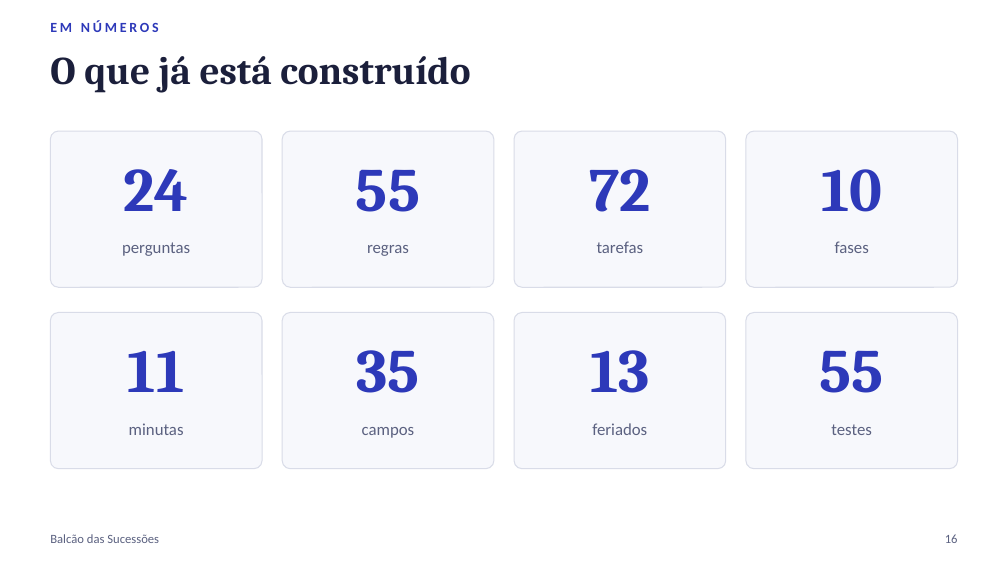
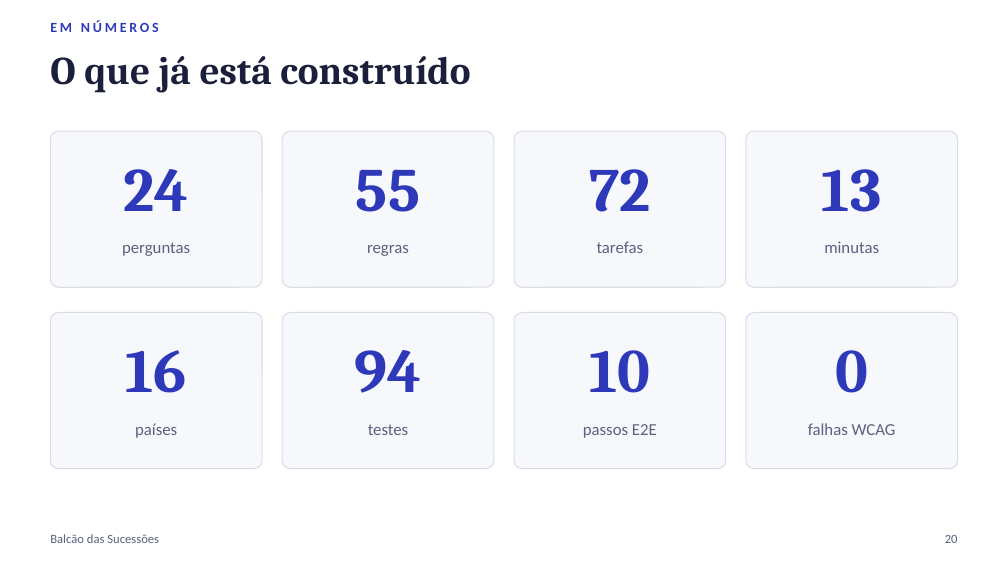
Before and after one commit to nelsonsous/balcao-sucessoes, a slide deck: slide 20 of docs/Balcao-das-Sucessoes-Apresentacao.pptx (slide 16 before the commit). Drawn at 1008x567 pixels with LibreOffice and Linux fonts; fonts in the diff are those of the drawing. Boxes give left, top, right and bottom in pixels: in the first picture for what was removed or moved away, otherwise in the second. Text is boxed around its words. In the diff, an @@ line names an element or a change of style, - is before the commit and + after.

```diff
--- a/docs/Balcao-das-Sucessoes-Apresentacao.pptx
+++ b/docs/Balcao-das-Sucessoes-Apresentacao.pptx
@@ text at bbox=[822, 169, 881, 212]: text changed @@
-10
+13
@@ text at bbox=[824, 241, 879, 253]: text changed @@
-fases
+minutas
@@ text at bbox=[126, 350, 187, 393]: text changed @@
-11
+16
@@ text at bbox=[355, 350, 422, 393]: text changed @@
-35
+94
@@ text at bbox=[589, 350, 650, 393]: text changed @@
-13
+10
@@ text at bbox=[835, 350, 868, 393]: text changed @@
-55
+0
@@ text at bbox=[135, 423, 177, 438]: text changed @@
-minutas
+países
@@ text at bbox=[368, 424, 408, 435]: text changed @@
-campos
+testes
@@ text at bbox=[583, 424, 657, 438]: text changed @@
-feriados
+passos E2E
@@ text at bbox=[808, 423, 896, 435]: text changed @@
-testes
+falhas WCAG
@@ text at bbox=[945, 535, 958, 543]: text changed @@
-16
+20
```
Also in this commit, not shown: 8 other slides changed, 4 slides added, 7 other files.
